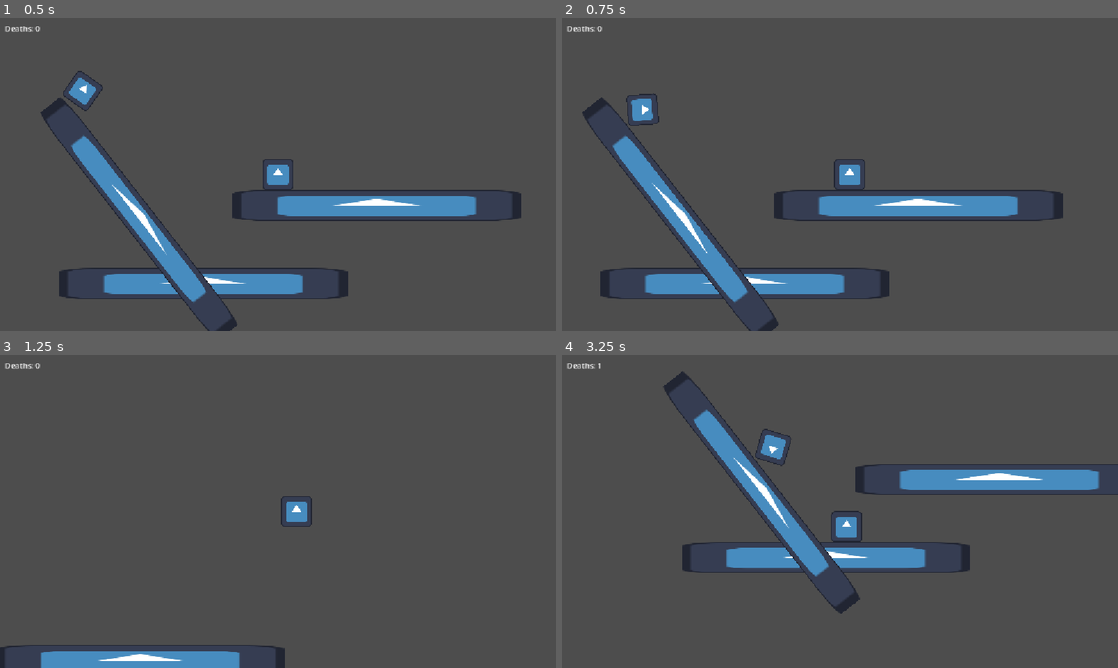
Above: before the commit, frames 1-4 (two rows, left to right).
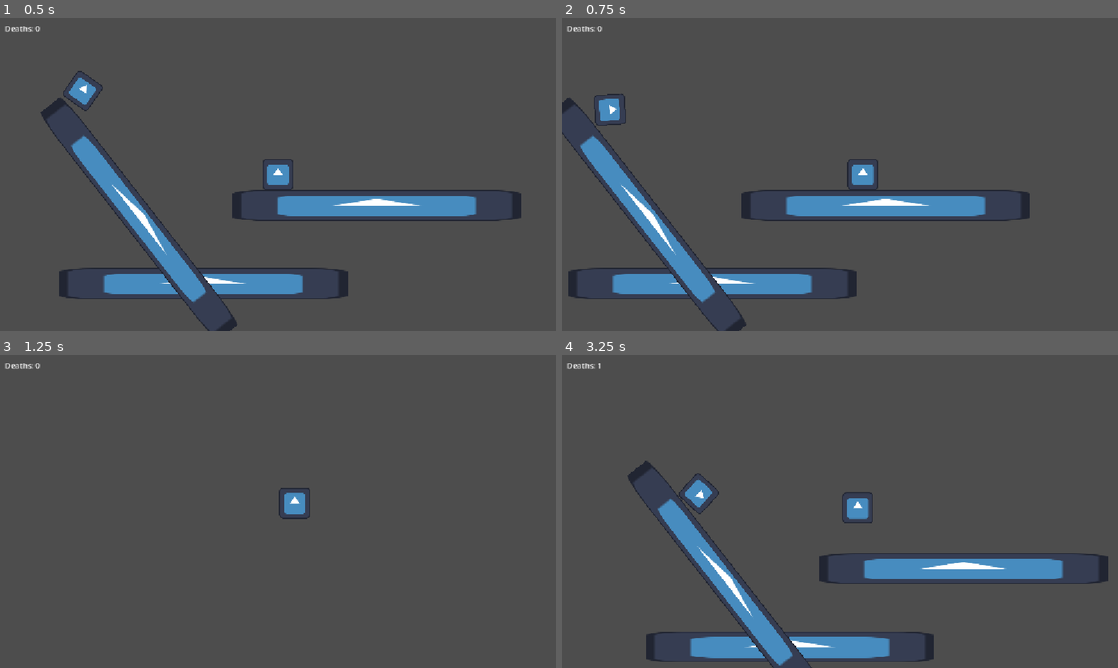
Above: after the commit, the same moments.

Repository: lmg-abe/runny-nose
Game: Godot game, scene res://main.tscn
Two runs of this game, one before a commit and one after it. Both use one fixed random seed, a clock stepped at 60 frames per second and the inputs below. The engine's default icon, where the game draws it, is replaced by a stand-in: a white triangle on a blue panel in a dark square.
Inputs:
- Up to frame 1 (0.5 s): no input
- Up to frame 2 (0.75 s): hold D (move_right) from 0.53 s (still down); tap E (dash, bound only after the commit) at 0.6 s
- Up to frame 3 (1.25 s): keep holding D (move_right); tap Space (jump) at 0.77, 1.07 s; tap Shift (dash, bound only before the commit) at 0.8 s
- Up to frame 4 (3.25 s): tap Shift (dash, bound only before the commit) at 1.35, 3.05 s; tap Space (jump) at 1.52, 1.55, 1.82, 2.1, 3.02 s; release D (move_right) at 2.03 s; hold A (move_left) 2.03-2.78 s; tap E (dash, bound only after the commit) at 2.3, 2.85 s; hold D (move_right) from 2.78 s (still down)

Frame 1 is identical in both runs. In frame 2, 9.6% of the frame differs, in the area x 0-91%, y 24-100%; in frame 3, 2.6%; in frame 4, 16%, in the area x 11-100%, y 5-100%.

Commit message:
added sneeze and dash req

Diff:
--- a/player_movement.gd
+++ b/player_movement.gd
@@ -4,14 +4,27 @@
 @export var friction : float = 0.8
 @export var dashSpeed : int = 2000
 @export var gravity : int = 100
-@export var jumpSpeed : int = 2500
+@export var jumpSpeed : int = 2000
+@export var secondJumpSpeed : int = 2500
+@export var maxRise : int = -3000
+var canSneeze : bool = false
+var canDash : bool = false
 
 func _physics_process(delta: float) -> void:
 	velocity.x += Input.get_axis("move_left","move_right") * playerSpeed
 	velocity.x *= friction
-	if Input.is_action_just_pressed("dash"):
+	if is_on_floor() :
+		canSneeze = true
+		canDash = true
+	if canDash and Input.is_action_just_pressed("dash") :
 		velocity.x+=Input.get_axis("move_left","move_right")*dashSpeed
+		canDash = false
 	if Input.is_action_just_pressed("jump") and is_on_floor():
 		velocity.y=-jumpSpeed
+	if canSneeze and Input.is_action_just_pressed("sneeze") :
+		velocity.y -= secondJumpSpeed
+		canSneeze = false
+	if velocity.y < maxRise :
+		velocity.y = maxRise
 	velocity.y += gravity
 	move_and_slide()
--- a/project.godot
+++ b/project.godot
@@ -47,6 +47,12 @@
 }
 dash={
 "deadzone": 0.2,
+"events": [Object(InputEventKey,"resource_local_to_scene":false,"resource_name":"","device":-1,"window_id":0,"alt_pressed":false,"shift_pressed":false,"ctrl_pressed":false,"meta_pressed":false,"pressed":false,"keycode":0,"physical_keycode":69,"key_label":0,"unicode":101,"location":0,"echo":false,"script":null)
+, Object(InputEventKey,"resource_local_to_scene":false,"resource_name":"","device":-1,"window_id":0,"alt_pressed":false,"shift_pressed":false,"ctrl_pressed":false,"meta_pressed":false,"pressed":false,"keycode":0,"physical_keycode":4194326,"key_label":0,"unicode":0,"location":0,"echo":false,"script":null)
+]
+}
+sneeze={
+"deadzone": 0.2,
 "events": [Object(InputEventKey,"resource_local_to_scene":false,"resource_name":"","device":-1,"window_id":0,"alt_press …(195 unchanged characters)…
 ]
 }
